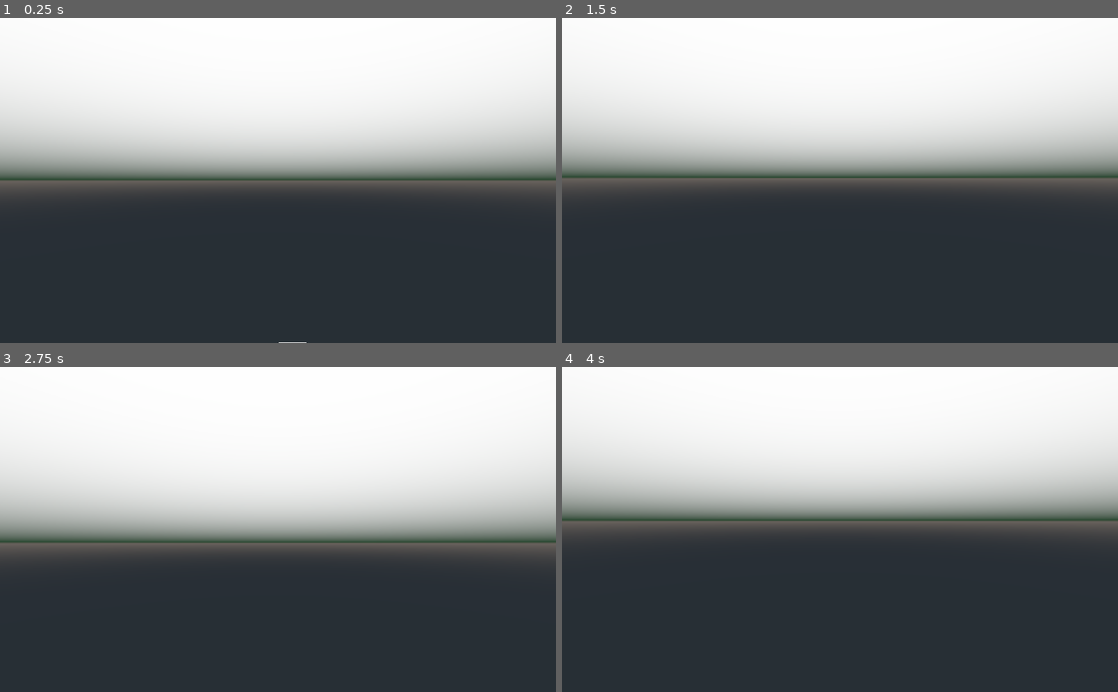
Above: before the commit, frames 1-4 (two rows, left to right).
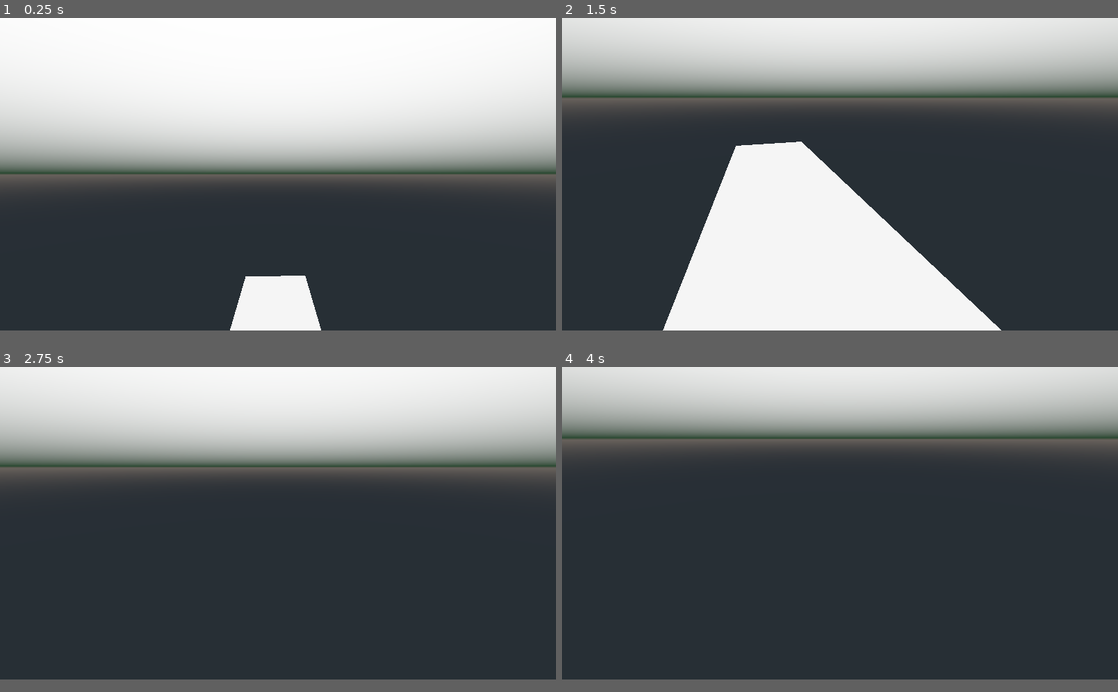
Above: after the commit, the same moments.

Repository: alateka/AlatekaGame
Game: Godot game, scene res://Scenes/AlbertoWorld.tscn
Same seed, same stepped clock (60 frames per second), same inputs: the game is played once before the commit and once after it.
Inputs (mouse positions are in pixels of both pictures, inside the frame that each line leads up to):
- Up to frame 1 (0.25 s): no input
- Up to frame 2 (1.5 s): move the mouse to (867, 180) at 0.52 s; hold Space (spaceKey) 0.53-1.28 s; move the mouse to (812, 180) at 1.27 s; tap A (aKey) at 1.35 s
- Up to frame 3 (2.75 s): tap Space (spaceKey) at 1.55, 2.3 s; move the mouse to (289, 523) at 2.02 s; hold D (dKey) from 2.03 s (still down)
- Up to frame 4 (4 s): move the mouse to (834, 536) at 2.77 s; release D (dKey) at 2.78 s; tap S (sKey) at 2.85 s; tap Space (spaceKey) at 3.05 s; tap Enter at 3.5 s; move the mouse to (878, 532) at 3.52 s; hold Space (spaceKey) from 3.53 s (still down)
In our replay, the window is 800x468 before the commit and 800x450 after it. These sizes can differ from the game's own. Grey fills any space a smaller window leaves; there, only what the larger window draws over its background counts as a difference.

The runs differ from the first frame. In frame 1, 6.6% of the frame differs, in the area x 0-100%, y 44-100%; in frame 2, 67%, in the area x 0-100%, y 0-97%; in frame 3, 46%; in frame 4, 49%.

Commit message:
Added jump on AlbertoController.gd only if it's on floor

Diff:
--- a/Player/AlbertoController.gd
+++ b/Player/AlbertoController.gd
@@ -1,46 +1,43 @@
 extends KinematicBody
 
 # Variables
-export var speed = 10
-export var acceleration = 5
-export var gravity = 0.99
-export var jumpPower = 3
-export var mouseSensivility = 0.3
+const SPEED = 11
+const ACCELERATION = 5
+const GRAVITY = 1.11
+const JUMP_POWER = 55
+const MOUSE_SENSIVILITY = 0.3
 
 onready var head = $Head
 onready var camera = $Head/Camera
 
 var velocity = Vector3()
-
-
-func _ready():
-
-	print("==> Game Started")
-
-	# It changes to mouse capture mode
-	if Input.get_mouse_mode() == Input.MOUSE_MODE_VISIBLE:
-		Input.set_mouse_mode(Input.MOUSE_MODE_CAPTURED)
-	else:
-		Input.set_mouse_mode(Input.MOUSE_MODE_VISIBLE)
+var xCameraRotate = 0
 
 
 # Camera Controller
 func _input(event):
 
 	if event is InputEventMouseMotion:
-		head.rotate_y(deg2rad(-event.relative.x * mouseSensivility))
-		camera.rotate_x(deg2rad(-event.relative.y * mouseSensivility))
+		head.rotate_y(deg2rad(-event.relative.x * MOUSE_SENSIVILITY))
+
+		var xDelta = event.relative.y * MOUSE_SENSIVILITY
+
+		if xCameraRotate + xDelta > -90 and xCameraRotate + xDelta < 90:
+			camera.rotate_x(deg2rad(-xDelta))
+			xCameraRotate += xDelta
 
 
 # Character Controller & Physics
-func _process(delta):
+func _physics_process(delta):
 
 	var headTransform = head.get_global_transform().basis
 	var direction = Vector3()
 
+	if Input.is_action_just_pressed("spaceKey") and is_on_floor():
+		direction.y = JUMP_POWER
 
 	if not is_on_floor():
-		direction.y -= gravity + delta
+		direction.y -= GRAVITY + delta
 
 	if Input.is_action_pressed("wKey"):
 		direction -= headTransform.z
@@ -54,8 +51,7 @@
 	if Input.is_action_pressed("dKey"):
 		direction += headTransform.x
 
-	if Input.is_action_pressed("spaceKey"):
-		direction.y = jumpPower
 
-	velocity = velocity.linear_interpolate(direction * speed, acceleration * delta)
-	velocity = move_and_slide(velocity)
+	velocity = velocity.linear_interpolate(direction * SPEED, ACCELERATION * delta)
+	velocity.y -= GRAVITY
+	velocity = move_and_slide(velocity, Vector3.UP)
--- /dev/null
+++ b/Scenes/AlbertoWorld.gd
@@ -0,0 +1,11 @@
+extends Spatial
+
+func _ready():
+
+	print("==> Game Started")
+
+	# It changes to mouse capture mode
+	Input.set_mouse_mode(Input.MOUSE_MODE_CAPTURED)
+
+	OS.set_window_size(Vector2(1280, 720))
+	OS.center_window()
--- a/Scenes/AlbertoWorld.tscn
+++ b/Scenes/AlbertoWorld.tscn
@@ -1,7 +1,8 @@
-[gd_scene load_steps=5 format=2]
+[gd_scene load_steps=6 format=2]
 
 [ext_resource path="res://Player/AlbertoController.gd" type="Script" id=1]
 [ext_resource path="res://Player/AlbertoController.tscn" type="PackedScene" id=2]
+[ext_resource path="res://Scenes/AlbertoWorld.gd" type="Script" id=3]
 
 [sub_resource type="CubeMesh" id=2]
 size = Vector3( 15, 0.48, 2 )
@@ -11,6 +12,7 @@
 
 [node name="AlbertoWorld" type="Spatial"]
 transform = Transform( 1, 0, 0, 0, 1, 0, 0, 0, 1, 0, 0.542726, 0 )
+script = ExtResource( 3 )
 
 [node name="Alberto" parent="." instance=ExtResource( 2 )]
 transform = Transform( 1, 0, 0, 0, 1, 0, 0, 0, 1, 0, 6.19571, 0 )
--- a/project.godot
+++ b/project.godot
@@ -36,6 +36,11 @@
 "events": [ Object(InputEventKey,"resource_local_to_scene":false,"resource_name":"","device":0,"alt":false,"shift":false,"control":false,"meta":false,"command":false,"pressed":false,"scancode":68,"physical_scancode":0,"unicode":0,"echo":false,"script":null)
  ]
 }
+escapeKey={
+"deadzone": 0.5,
+"events": [ Object(InputEventKey,"resource_local_to_scene":false,"resource_name":"","device":0,"alt":false,"shift":false,"control":false,"meta":false,"command":false,"pressed":false,"scancode":16777217,"physical_scancode":0,"unicode":0,"echo":false,"script":null)
+ ]
+}
 spaceKey={
 "deadzone": 0.5,
 "events": [ Object(InputEventKey,"resource_local_to_scene":false,"resource_name":"","device":0,"alt":false,"shift":false,"control":false,"meta":false,"command":false,"pressed":false,"scancode":32,"physical_scancode":0,"unicode":0,"echo":false,"script":null)
Not shown, added: .gitignore
